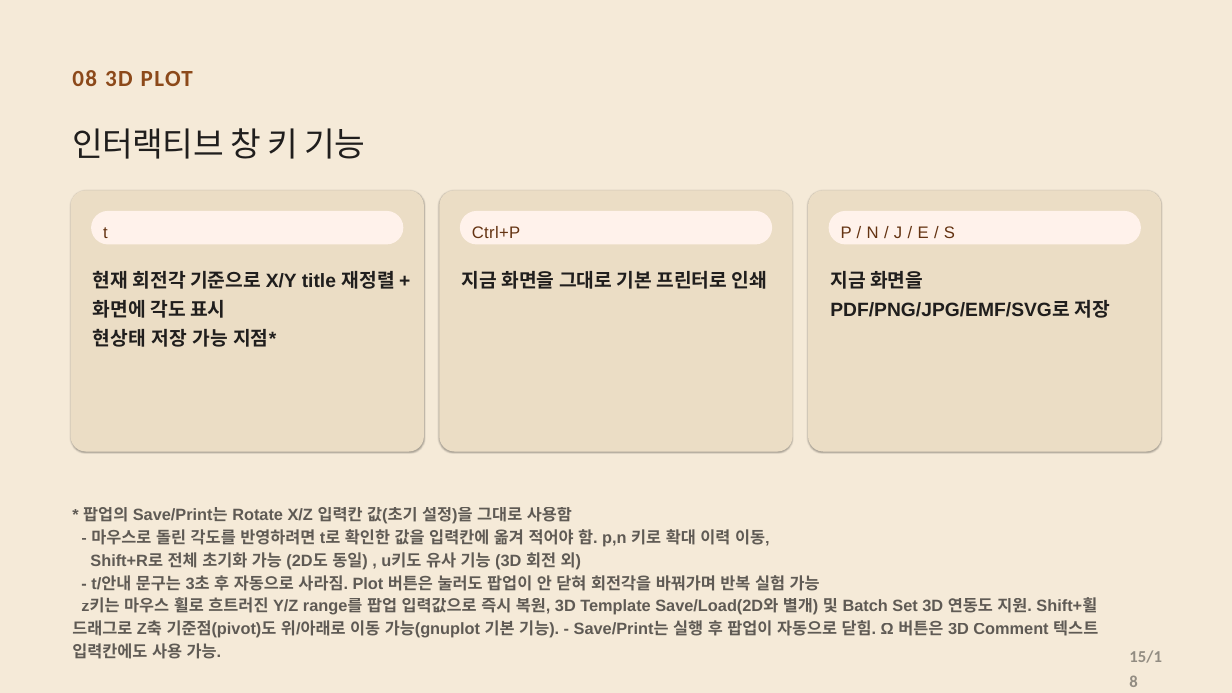
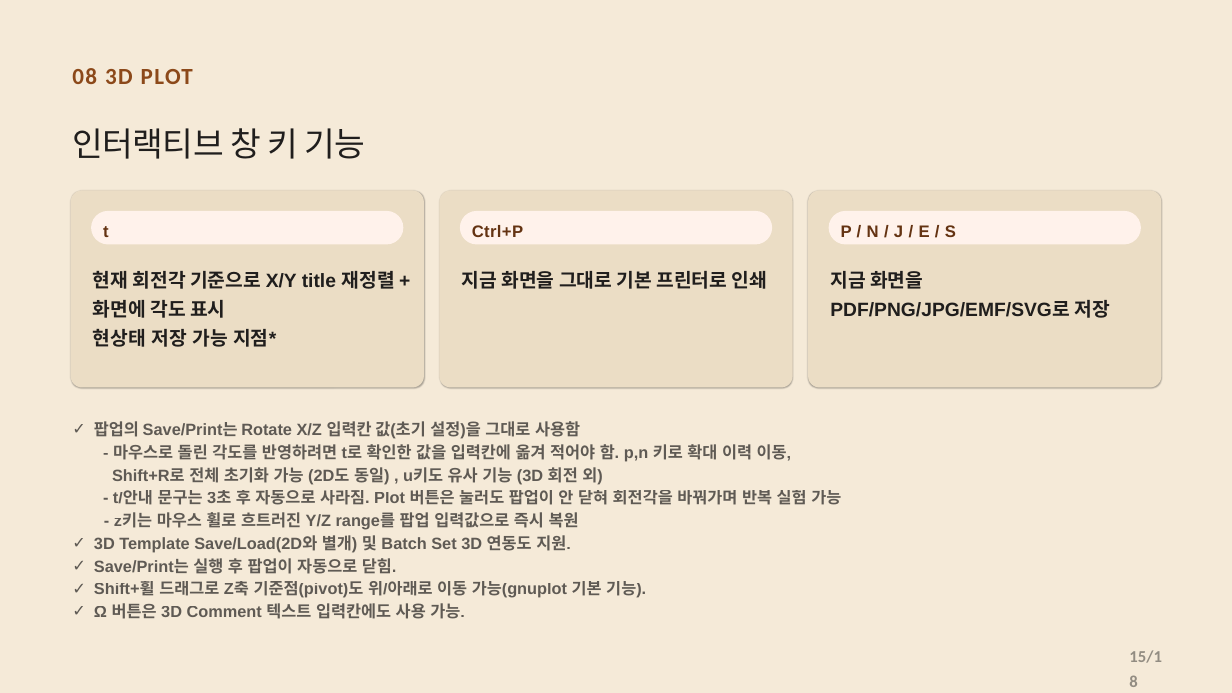
Before and after one commit to CWKIM113/CathPlot_Pub, a slide deck: slide 15 of CathPlot_Deck.pptx. Drawn at 1232x693 pixels with LibreOffice and Linux fonts; fonts in the diff are those of the drawing. Boxes give left, top, right and bottom in pixels: in the first picture for what was removed or moved away, otherwise in the second. Text is boxed around its words. In the diff, an @@ line names an element or a change of style, - is before the commit and + after.

```diff
--- a/CathPlot_Deck.pptx
+++ b/CathPlot_Deck.pptx
@@ text "08 3D PLOT" at [72, 68, 193, 84]: line spacing 0.94 to 0.84 @@
@@ rounded rectangle: place and size @@
-rounded rectangle at [71, 190, 424, 452]
+rounded rectangle at [71, 190, 424, 387]
@@ rounded rectangle: place and size @@
-rounded rectangle at [439, 190, 793, 452]
+rounded rectangle at [439, 190, 793, 387]
@@ rounded rectangle: place and size @@
-rounded rectangle at [808, 190, 1162, 452]
+rounded rectangle at [808, 190, 1162, 387]
@@ bold on; line spacing 1.3 to 1.2 in 3 elements at [103, 226, 109, 237], [472, 225, 523, 237], [841, 225, 956, 237] @@
@@ text at [94, 421, 841, 619]: text changed @@
-* 팝업의 Save/Print는 Rotate X/Z 입력칸 값(초기 설정)을 그대로 사용함
-- 마우스로 돌린 각도를 반영하려면 t로 확인한 값을 입력칸에 옮겨 적어야 함. p,n 키로 확대 이력 이동,
-Shift+R로 전체 초기화 가능 (2D도 동일) , u키도 유사 기능 (3D 회전 외)
-- t/안내 문구는 3초 후 자동으로 사라짐. Plot 버튼은 눌러도 팝업이 안 닫혀 회전각을 바꿔가며 반복 실험 가능
-z키는 마우스 휠로 흐트러진 Y/Z range를 팝업 입력값으로 즉시 복원, 3D Template Save/Load(2D와 별개) 및 Batch Set 3D 연동도 지원. Shift+휠 드래그로 Z축 기준점(pivot)도 위/아래로 이동 가능(gnuplot 기본 기능). - Save/Print는 실행 후 팝업이 자동으로 닫힘. Ω 버튼은 3D Comment 텍스트 입력칸에도 사용 가능.
+✓ 팝업의 Save/Print는 Rotate X/Z 입력칸 값(초기 설정)을 그대로 사용함
+  - 마우스로 돌린 각도를 반영하려면 t로 확인한 값을 입력칸에 옮겨 적어야 함. p,n 키로 확대 이력 이동,
+  Shift+R로 전체 초기화 가능 (2D도 동일) , u키도 유사 기능 (3D 회전 외)
+  - t/안내 문구는 3초 후 자동으로 사라짐. Plot 버튼은 눌러도 팝업이 안 닫혀 회전각을 바꿔가며 반복 실험 가능
+- z키는 마우스 휠로 흐트러진 Y/Z range를 팝업 입력값으로 즉시 복원
+✓ 3D Template Save/Load(2D와 별개) 및 Batch Set 3D 연동도 지원.
+✓ Save/Print는 실행 후 팝업이 자동으로 닫힘.
+✓ Shift+휠 드래그로 Z축 기준점(pivot)도 위/아래로 이동 가능(gnuplot 기본 기능).
+✓ Ω 버튼은 3D Comment 텍스트 입력칸에도 사용 가능.
```
Also in this commit, not shown: 12 other slides changed.
